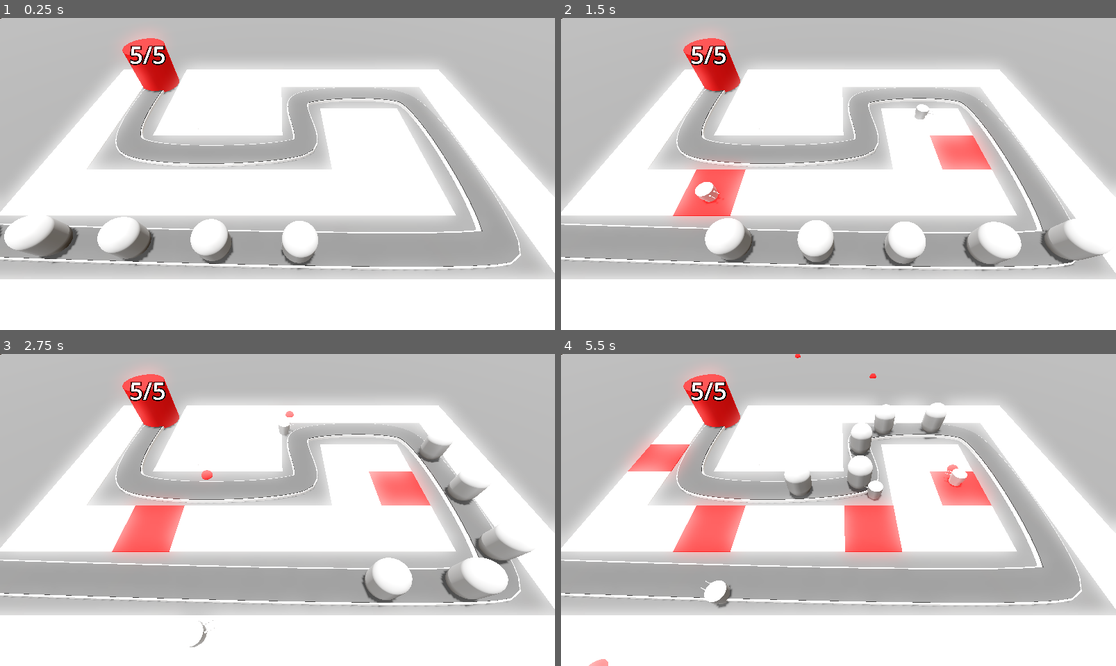
Above: before the commit, frames 1-4 (two rows, left to right).
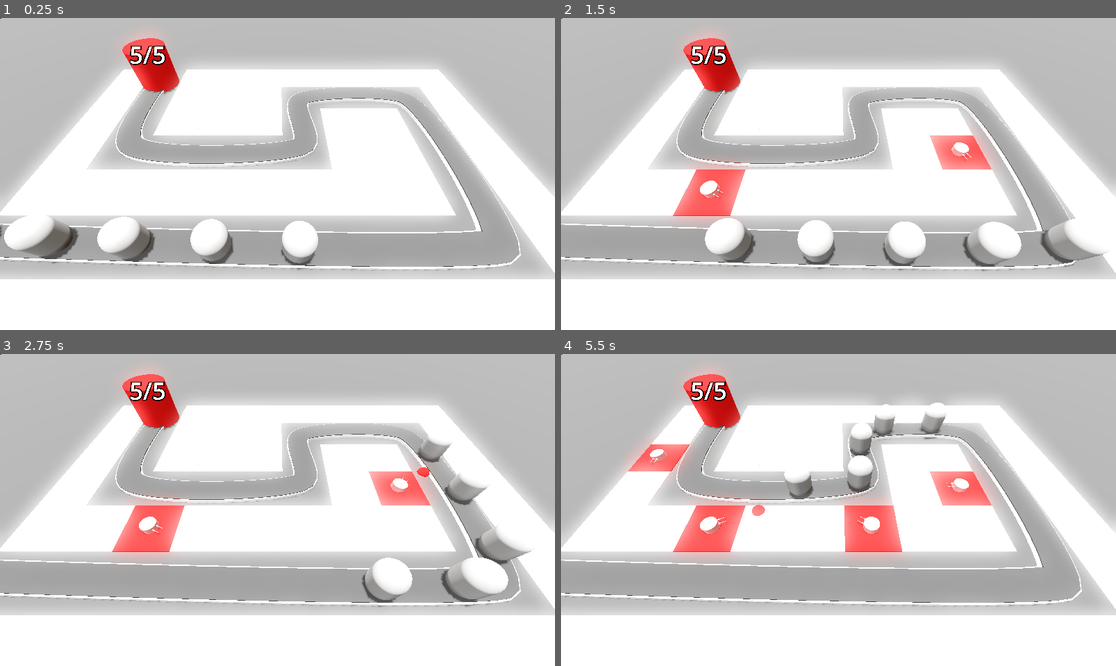
Above: after the commit, the same moments.

Repository: fbcs-jourdan/Barbarian-Blaster
Game: Godot game, scene res://base_level.tscn
The game is run twice, just before and just after one commit, with the same random seed, the same clock (stepped at 60 frames per second) and the same inputs.
Inputs (mouse positions are in pixels of both pictures, inside the frame that each line leads up to):
- Up to frame 1 (0.25 s): no input
- Up to frame 2 (1.5 s): move the mouse to (960, 158) at 0.52 s; click (960, 158) at 0.6 s; move the mouse to (727, 189) at 1.27 s; click (727, 189) at 1.35 s
- Up to frame 3 (2.75 s): move the mouse to (333, 441) at 2.02 s; click (333, 441) at 2.1 s
- Up to frame 4 (5.5 s): move the mouse to (810, 572) at 2.77 s; click (810, 572) at 2.85 s; move the mouse to (1005, 556) at 3.52 s; click (1005, 556) at 3.6 s; move the mouse to (672, 463) at 4.27 s; click (672, 463) at 4.35 s; move the mouse to (866, 510) at 5.02 s; click (866, 510) at 5.1 s

The runs differ from the first frame. In frame 2, 0.4% of the frame differs, in the area x 24-74%, y 27-60%; in frame 3, 0.5%; in frame 4, 1.2%, in the area x 5-74%, y 0-100%.

Commit message:
add spinning turrets and enemy health

Diff:
--- a/barbarian-blaster/Enemy/enemy.gd
+++ b/barbarian-blaster/Enemy/enemy.gd
@@ -1,13 +1,22 @@
 extends PathFollow3D
-
+class_name Enemy
 ## The speed in m/s the enemy will move
 @export var speed :float = 10.0
+@export var max_health := 50
 
 @onready var base : Base = get_tree().get_first_node_in_group("Base")
 
+
+var health : int :
+	set(new_health):
+		health = new_health
+		if health < 1:
+			queue_free()
+
+
 # Called when the node enters the scene tree for the first time.
 func _ready() -> void:
-	pass # Replace with function body.
+	health = max_health
 
 
 # Called every frame. 'delta' is the elapsed time since the previous frame.
--- a/barbarian-blaster/Enemy/enemy.tscn
+++ b/barbarian-blaster/Enemy/enemy.tscn
@@ -1,8 +1,12 @@
-[gd_scene load_steps=3 format=3 uid="uid://po5q17b0v621"]
+[gd_scene load_steps=4 format=3 uid="uid://po5q17b0v621"]
 
 [ext_resource type="Script" uid="uid://buc21u4gdiyek" path="res://Enemy/enemy.gd" id="1_2pb1h"]
 
 [sub_resource type="CapsuleMesh" id="CapsuleMesh_2pb1h"]
+radius = 1.0
+height = 3.0
+
+[sub_resource type="CapsuleShape3D" id="CapsuleShape3D_2pb1h"]
 radius = 1.0
 height = 3.0
 
@@ -13,3 +17,9 @@
 [node name="MeshInstance3D" type="MeshInstance3D" parent="."]
 transform = Transform3D(1, 0, 0, 0, 1, 0, 0, 0, 1, 0, 1.5, 0)
 mesh = SubResource("CapsuleMesh_2pb1h")
+
+[node name="EnemyArea3D" type="Area3D" parent="." groups=["enemy_area"]]
+
+[node name="CollisionShape3D" type="CollisionShape3D" parent="EnemyArea3D"]
+transform = Transform3D(1, 0, 0, 0, 1, 0, 0, 0, 1, 0, 1.5, 0)
+shape = SubResource("CapsuleShape3D_2pb1h")
--- a/barbarian-blaster/base/base.gd
+++ b/barbarian-blaster/base/base.gd
@@ -21,7 +21,7 @@
 
 func _ready() -> void:
 	health = max_health
-
+	#Engine.time_scale = 1
 
 func take_damage() -> void:
 	print("damage taken by base")
--- a/barbarian-blaster/base_level.tscn
+++ b/barbarian-blaster/base_level.tscn
@@ -111,10 +111,10 @@
 material = SubResource("StandardMaterial3D_eesb3")
 
 [node name="Enemy" parent="Path3D" instance=ExtResource("2_5vx1e")]
-transform = Transform3D(-0.03631106, 0, -0.99932605, 0, 0.9999896, 0, 0.999304, 0, -0.03631186, -21.707115, 0, 5.6609335)
+transform = Transform3D(-0.03631105, 0, -0.99932605, 0, 0.9999896, 0, 0.99930364, 0, -0.03631186, -21.707115, 0, 5.6609335)
 
 [node name="Enemy2" parent="Path3D" instance=ExtResource("2_5vx1e")]
-transform = Transform3D(-0.032203626, 0, -0.9994651, 0, 0.9999896, 0, 0.999444, 0, -0.032204304, -16.710047, 0, 5.830087)
+transform = Transform3D(-0.032203615, 0, -0.99946475, 0, 0.9999896, 0, 0.99944365, 0, -0.032204293, -16.710047, 0, 5.830087)
 progress = 5.0
 
 [node name="Enemy3" parent="Path3D" instance=ExtResource("2_5vx1e")]
@@ -126,6 +126,7 @@
 progress = 15.0
 
 [node name="Enemy5" parent="Path3D" instance=ExtResource("2_5vx1e")]
+transform = Transform3D(-0.020461606, 0, -0.99979067, 0, 1, 0, 0.99979067, 0, -0.020461606, -1.7155595, 0, 6.236177)
 progress = 20.0
 
 [node name="Base" parent="." instance=ExtResource("3_eesb3")]
--- a/barbarian-blaster/project.godot
+++ b/barbarian-blaster/project.godot
@@ -18,6 +18,7 @@
 [global_group]
 
 Base=""
+enemy_area=""
 
 [input]
 
--- a/barbarian-blaster/turret/projectile.gd
+++ b/barbarian-blaster/turret/projectile.gd
@@ -14,3 +14,10 @@
 
 func remove_proj() -> void:
 	queue_free()
+
+
+func _on_area_entered(area: Area3D) -> void:
+	print(area)
+	if area.is_in_group("enemy_area"):
+		queue_free()
+		area.get_parent().health -= 25
--- a/barbarian-blaster/turret/projectile.tscn
+++ b/barbarian-blaster/turret/projectile.tscn
@@ -24,4 +24,5 @@
 wait_time = 2.0
 autostart = true
 
+[connection signal="area_entered" from="." to="." method="_on_area_entered"]
 [connection signal="timeout" from="Timer" to="." method="_on_timer_timeout"]
--- a/barbarian-blaster/turret/turret.gd
+++ b/barbarian-blaster/turret/turret.gd
@@ -1,11 +1,34 @@
 extends Node3D
 
+@export var turret_range := 10.0
+
 var projectile = preload("res://turret/projectile.tscn")
-
 var enemy_path : Path3D
+var target : Node3D
 
 
+#turn and look at an enemy
+func _physics_process(delta: float) -> void:
+	target = find_best_target()
+	if target is Enemy:
+		look_at(target.global_position, Vector3.UP, true)
+
 func _on_timer_timeout() -> void:
-	var proj = projectile.instantiate()
-	add_child(proj)
-	proj.global_position = global_position
+	if target is Enemy:
+		var proj = projectile.instantiate()
+		add_child(proj)
+		proj.global_position = global_position
+		proj.direction = global_transform.basis.z
+
+func find_best_target() -> Enemy:
+	var best_target = null
+	var best_progress = 0
+
+	for enemy in enemy_path.get_children():
+		if enemy is Enemy:
+			if enemy.progress > best_progress:
+				var distance = global_position.distance_to(enemy.global_position)
+				if distance <= turret_range:
+					best_target = enemy
+					best_progress = enemy.progress
+	return best_target
--- a/barbarian-blaster/turret/turret.tscn
+++ b/barbarian-blaster/turret/turret.tscn
@@ -24,7 +24,6 @@
 script = ExtResource("1_vfthy")
 
 [node name="TurretBase" type="MeshInstance3D" parent="."]
-transform = Transform3D(1, 0, 0, 0, 1, 0, 0, 0, 1, 0, 0.5, 0)
 mesh = SubResource("CylinderMesh_pweg5")
 
 [node name="TurretTop" type="MeshInstance3D" parent="TurretBase"]
--- a/barbarian-blaster/turretmanager/turret_manager.gd
+++ b/barbarian-blaster/turretmanager/turret_manager.gd
@@ -4,10 +4,7 @@
 @export var turret : PackedScene
 @export var enemy_path : Path3D
 
-#turn and look at an enemy
-func _physics_process(delta: float) -> void:
-	var enemy = enemy_path.get_children().back()
-	look_at(enemy.global_position, Vector3.UP, true)
+
 
 func build_turret(position:Vector3) -> void:
 	var new_turret = turret.instantiate()
